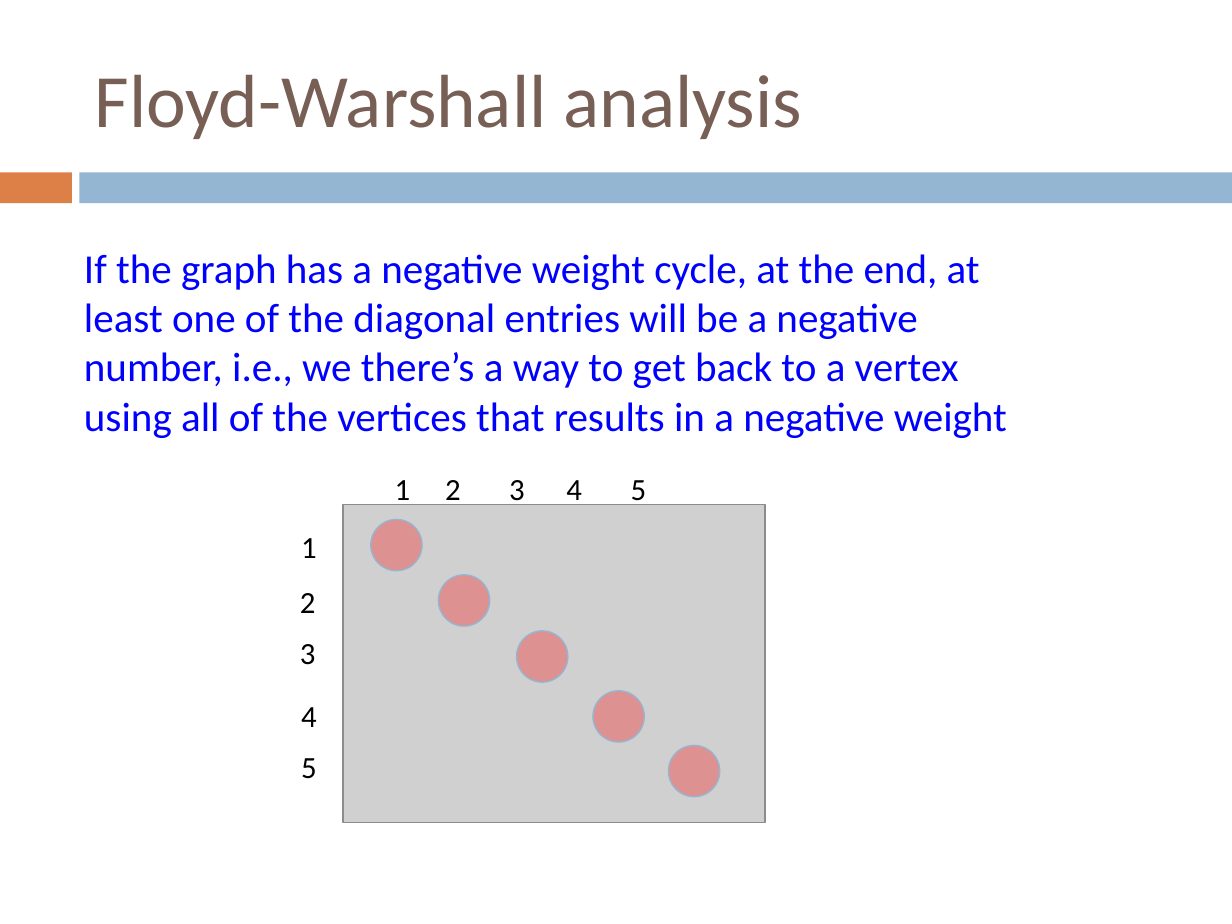
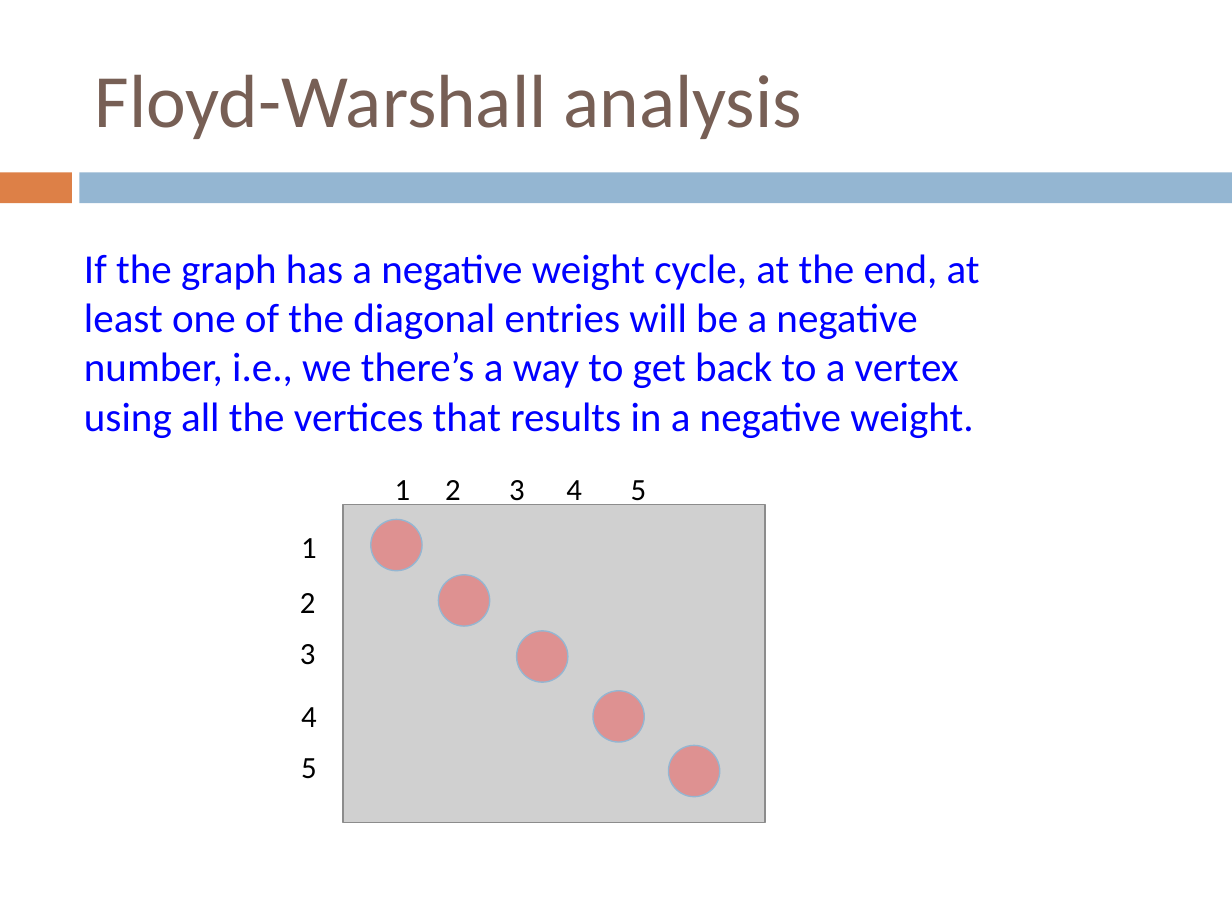
Before and after one commit to Collins-kariuk/Algorithms, a slide deck: slide 43 of Lectures/Lecture 20_All-Pairs Shortest Paths.pptx. Drawn at 1232x924 pixels with LibreOffice and Linux fonts; fonts in the diff are those of the drawing; grey boxes stand for pictures. Boxes give left, top, right and bottom in pixels: in the first picture for what was removed or moved away, otherwise in the second. Text is boxed around its words. In the diff, an @@ line names an element or a change of style, - is before the commit and + after.

```diff
--- a/Lectures/Lecture 20_All-Pairs Shortest Paths.pptx
+++ b/Lectures/Lecture 20_All-Pairs Shortest Paths.pptx
@@ text at (x1=84, y1=254, x2=980, y2=438): text changed @@
-If the graph has a negative weight cycle, at the end, at least one of the diagonal entries will be a negative number, i.e., we there’s a way to get back to a vertex using all of the vertices that results in a negative weight
+If the graph has a negative weight cycle, at the end, at least one of the diagonal entries will be a negative number, i.e., we there’s a way to get back to a vertex using all the vertices that results in a negative weight.
```
Also in this commit, not shown: 4 other slides changed, 2 other files.
